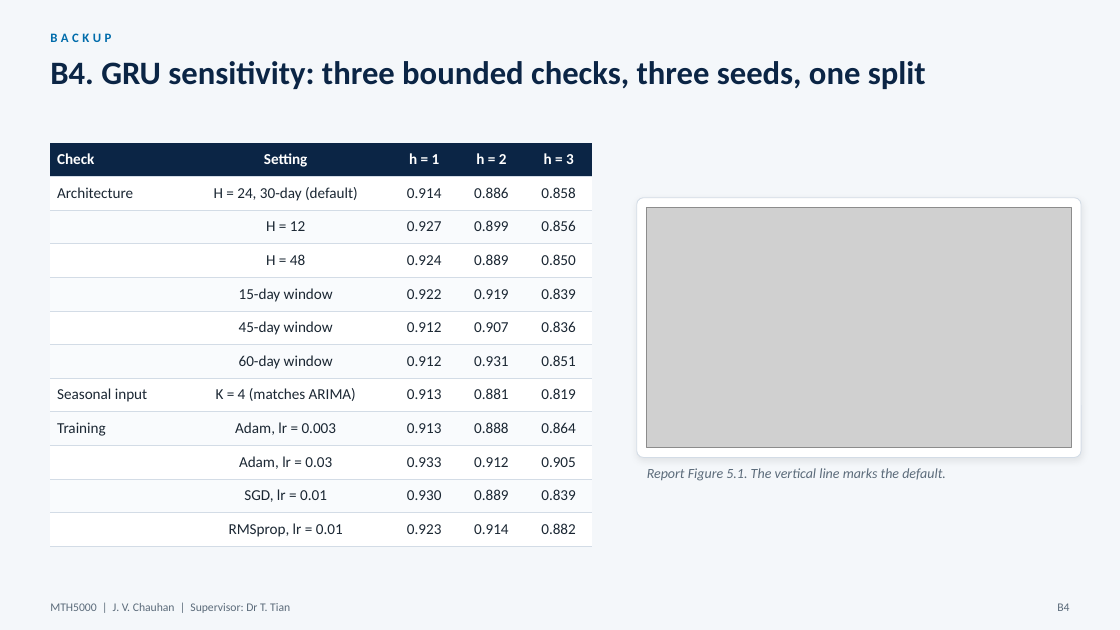
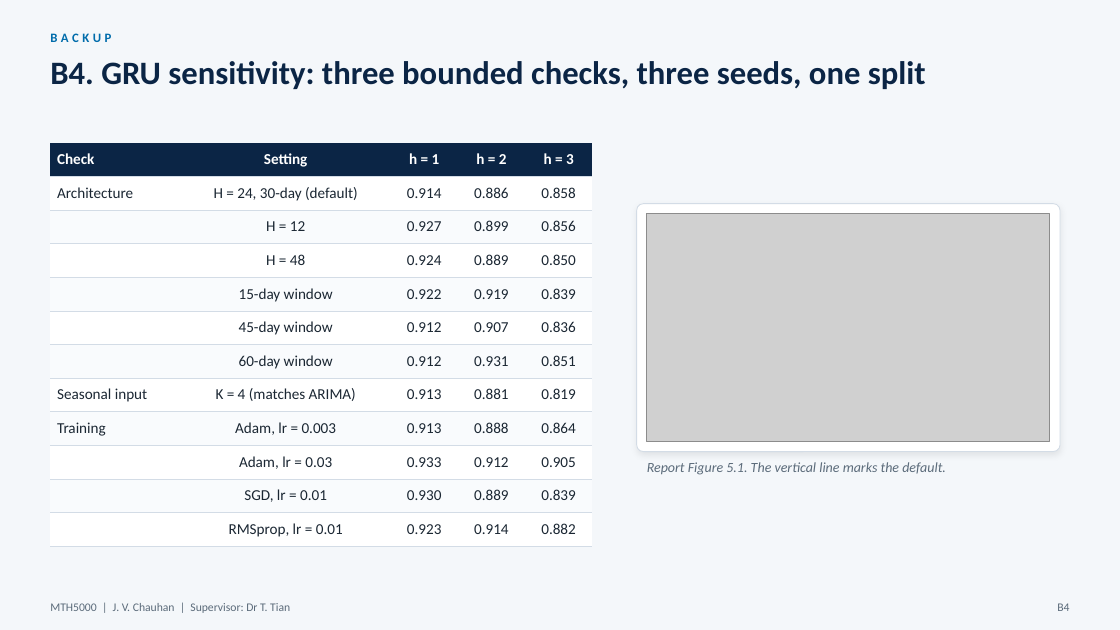
Before and after one commit to JC16092/mth5000-aqi-forecast, a slide deck: slide 38 of presentation_new/MTH5000_oral_presentation.pptx. Drawn at 1120x630 pixels with LibreOffice and Linux fonts; fonts in the diff are those of the drawing; grey boxes stand for pictures. Boxes give left, top, right and bottom in pixels: in the first picture for what was removed or moved away, otherwise in the second. Text is boxed around its words. In the diff, an @@ line names an element or a change of style, - is before the commit and + after.

```diff
--- a/presentation_new/MTH5000_oral_presentation.pptx
+++ b/presentation_new/MTH5000_oral_presentation.pptx
@@ rounded rectangle: place and size @@
-rounded rectangle at <box>637,197,1081,457</box>
+rounded rectangle at <box>637,203,1060,451</box>
@@ rounded rectangle at <box>637,203,1060,451</box>: proportions changed @@
@@ picture: place and size @@
-picture at <box>647,208,1071,447</box>
+picture at <box>647,213,1050,441</box>
@@ text "Report Figure 5.1. The vertical ...": place and size @@
-text "Report Figure 5.1. The vertical ..." at <box>647,468,946,481</box>
+text "Report Figure 5.1. The vertical ..." at <box>647,462,946,475</box>
```
Also in this commit, not shown: 13 other slides changed, 4 other files.
